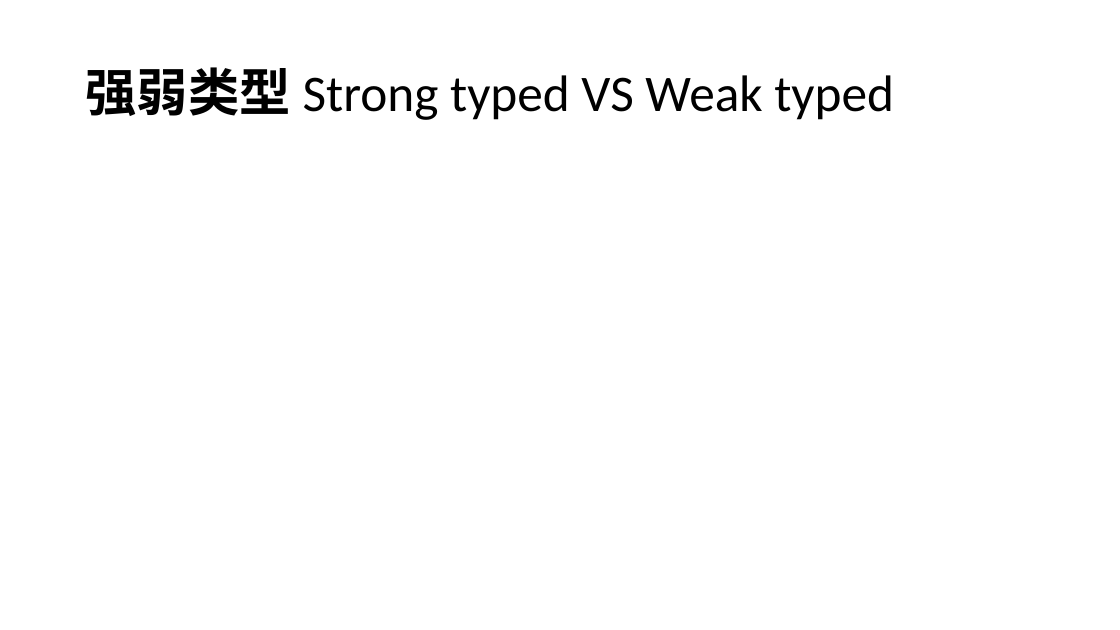
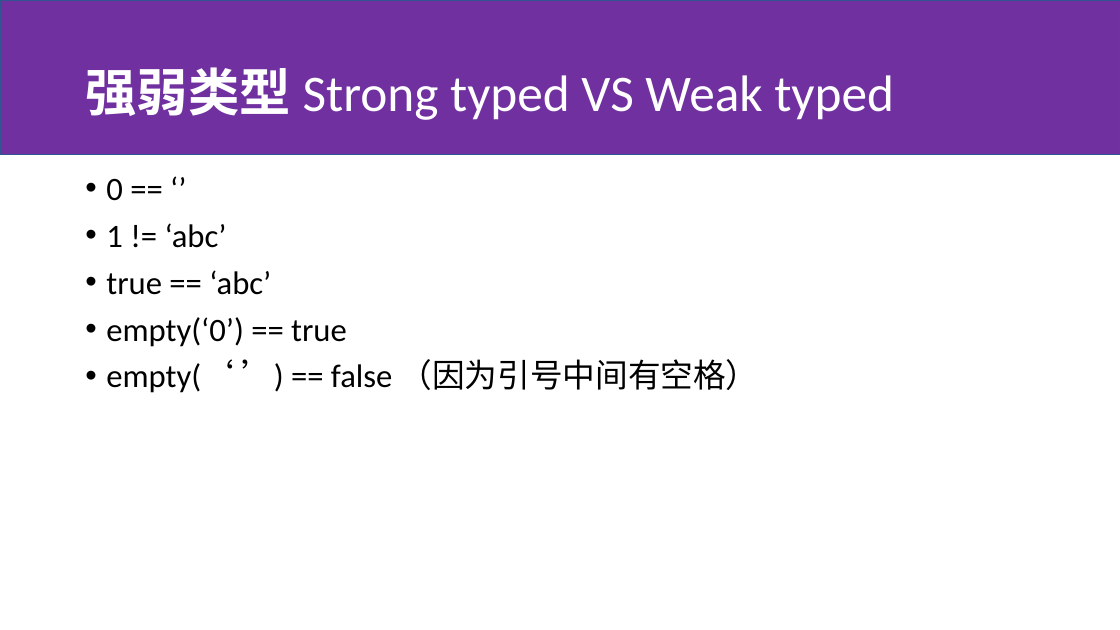
Before and after one commit to huiyang/php-lesson, a slide deck: slide 6 of slide.pptx (slide 5 before the commit). Drawn at 1120x630 pixels with LibreOffice and Linux fonts; fonts in the diff are those of the drawing. Boxes give left, top, right and bottom in pixels: in the first picture for what was removed or moved away, otherwise in the second. Text is boxed around its words. In the diff, an @@ line names an element or a change of style, - is before the commit and + after.

```diff
--- a/slide.pptx
+++ b/slide.pptx
@@ rectangle added at (0, 0, 1120, 155), fill #7030A0, outline #325491 1 pt @@
@@ title "强弱类型 Strong typed VS Weak ..." at (85, 67, 894, 120): text colour #000000 to #FFFFFF @@
@@ text added at (106, 178, 759, 393), 28 pt, text #000000 @@
+• 0 == ‘’
+• 1 != ‘abc’
+• true == ‘abc’
+• empty(‘0’) == true
+• empty(‘ ’) == false （因为引号中间有空格）
```
Also in this commit, not shown: 9 other slides changed, 5 slides added, 1 slide removed, 6 other files.
